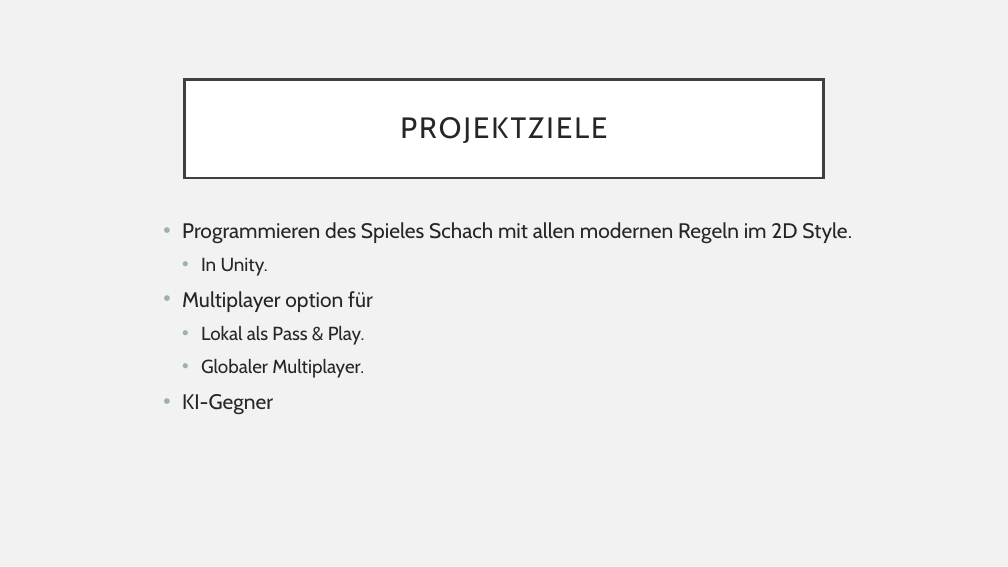
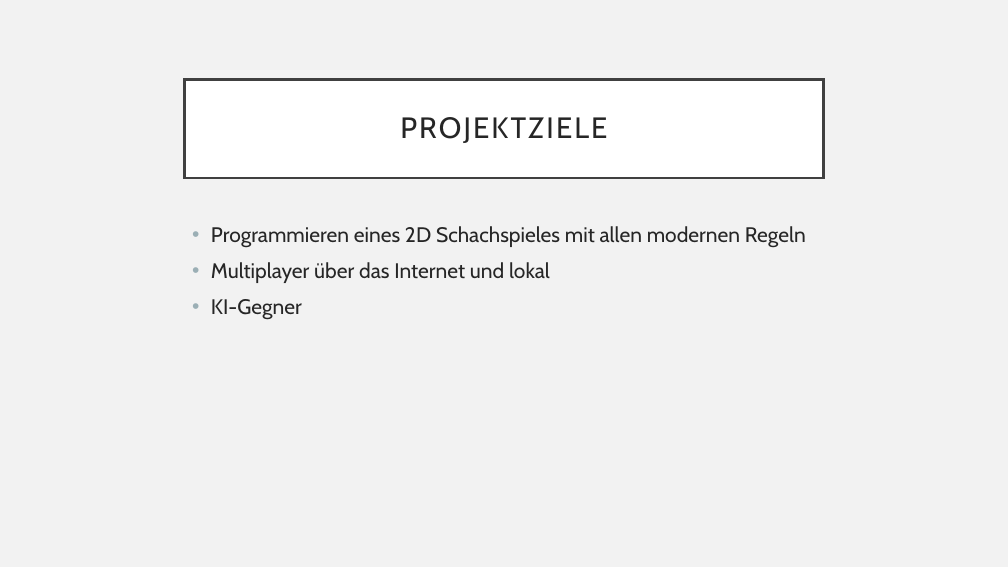
Before and after one commit to AlexanderDavidBeck/Schach, a slide deck: slide 2 of Presentation.pptx. Drawn at 1008x567 pixels with LibreOffice and Linux fonts; fonts in the diff are those of the drawing. Boxes give left, top, right and bottom in pixels: in the first picture for what was removed or moved away, otherwise in the second. Text is boxed around its words. In the diff, an @@ line names an element or a change of style, - is before the commit and + after.

Commit message:
Updated Projekt Schad.md finished the presentation

```diff
--- a/Presentation.pptx
+++ b/Presentation.pptx
@@ text "Programmieren eines 2D Schachspieles mit ..." moved from (x1=182, y1=222, x2=852, y2=415) to (x1=211, y1=226, x2=806, y2=320) @@
@@ text at (x1=211, y1=226, x2=806, y2=283): text changed @@
-• Programmieren des Spieles Schach mit allen modernen Regeln im 2D Style.
-  • In Unity.
-• Multiplayer option für
-  • Lokal als Pass & Play.
-  • Globaler Multiplayer.
+• Programmieren eines 2D Schachspieles mit allen modernen Regeln
+• Multiplayer über das Internet und lokal
```
Also in this commit, not shown: 1 other slide changed, 5 slides added, 1 slide removed, 1 other file.
